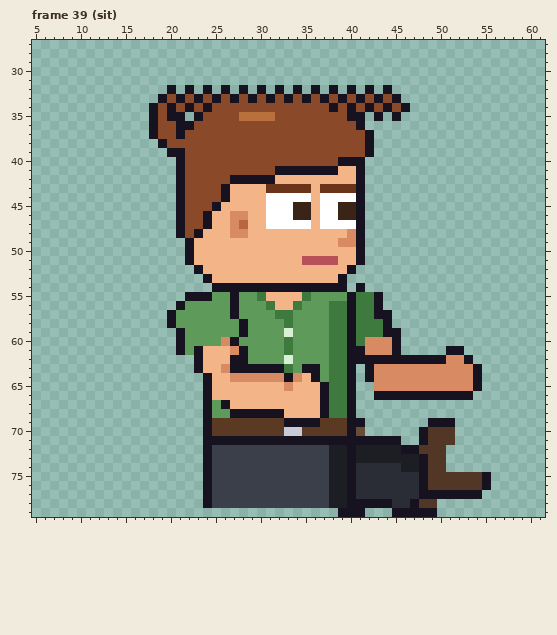
Pixel-art file, stored at sprites/clients/client_designer_a_right_anim.aseprite. Above, as it was before the edit.
64x80 pixels, 85 frames. Colours within 5 levels of each other are drawn and written as one. Shown: frame 39 (sit): x 5..61, y 27..79. The commit also changed other frames, which this record leaves out.
The result:
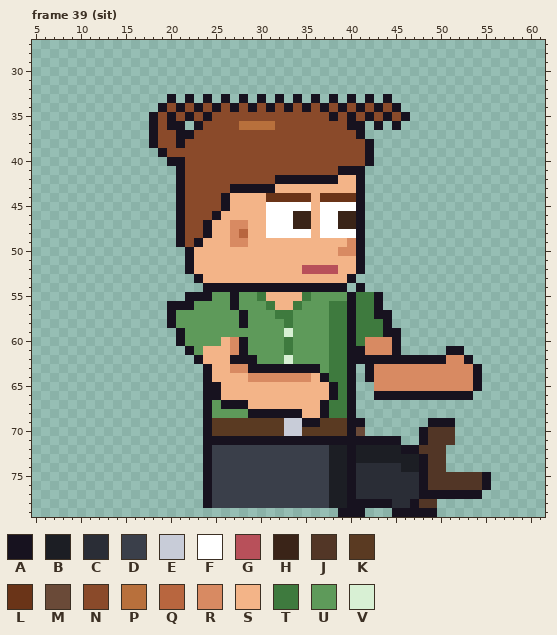
Palette (. is transparent): A #17121f  B #1c1e24  C #2a2d36  D #3a3f4a  E #c8ccd8  F #ffffff  G #b8505a  H #3a2418  J #523626  K #5a3a22  L #6a3418  M #6a4a38  N #8a4a2a  P #b8703c  Q #b8663f  R #d88a62  S #f3b488  T #3e7a3e  U #5e9a5a  V #d8f0d4
The edit:
Changed rows in their new state; - is an unchanged pixel.
Frame 39 (sit):
first column x 18:
32 --.-.-.-.-.-.-.-.-.-.-.-.-.--
33 -.A.A.A.A.A.A.A.A.A.A.A.A.A.-
34 .ANANANA-A-A-A-A-A-ANANANANA.
35 ---NANA---NNNN------A--NANANA
36 --A-.A----PPPP--------A--A-A-
37 ----A------------------A.----
38 AN-A-------------------------
39 -ANN-------------------------
40 --A------------------NNNA----
41 --------------NNNNNNNAA------
42 ---------NNNNNAAAAAAA--------
43 --------NAAAAASSSS-SSSS------
44 -------------LLLLL-LLLL------
45 -------NA-------FF---FF------
46 ------NA-SS------------------
47 ----------R-----HH---HH------
48 -----NA---Q--FFFFF-FFFF------
49 ---ANA---RR----------S-------
50 ---------------------RR------
51 -----------------SSSS--------
52 ----AS-----------GGGG-SA-----
53 -----AS--------------SA------
54 ------A----------------------
56 --A-A------------------------
57 ---------UA------------------
59 ----------U------------------
60 --------SRA------------------
61 ---.AU-----------------------
62 -----------A-----------------
63 -----.A-SRR----AA------------
64 ---------SS----R-RSA---------
65 -------A-------S---SA--------
66 -------A-----------SA--------
67 ---------AA------------------
68 ---------UU----AA------------
69 ---------------EE------------
Pixel boxes of the changes (left, top, right, bottom) in both pictures:
changed: (149, 85, 410, 427)
